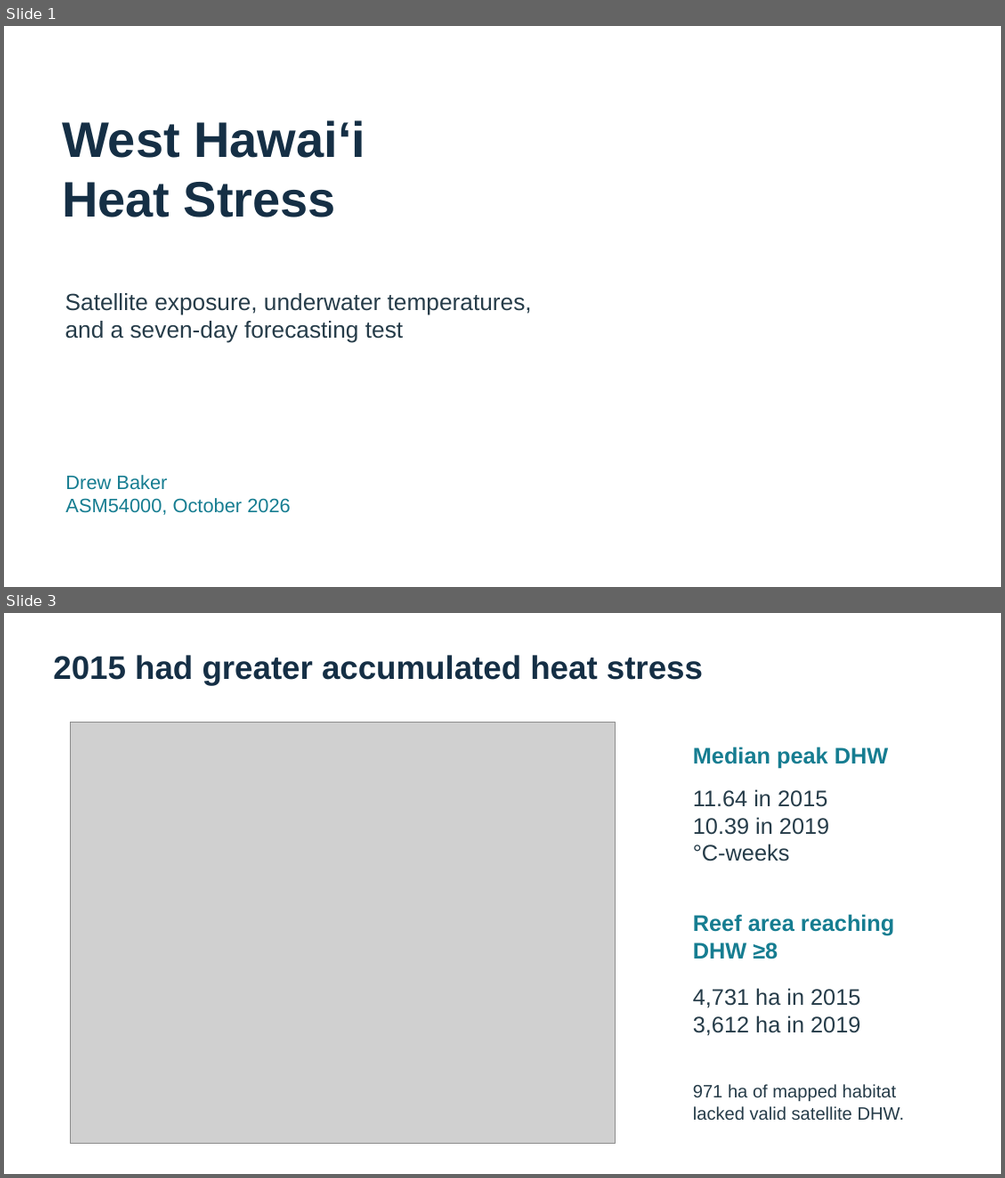
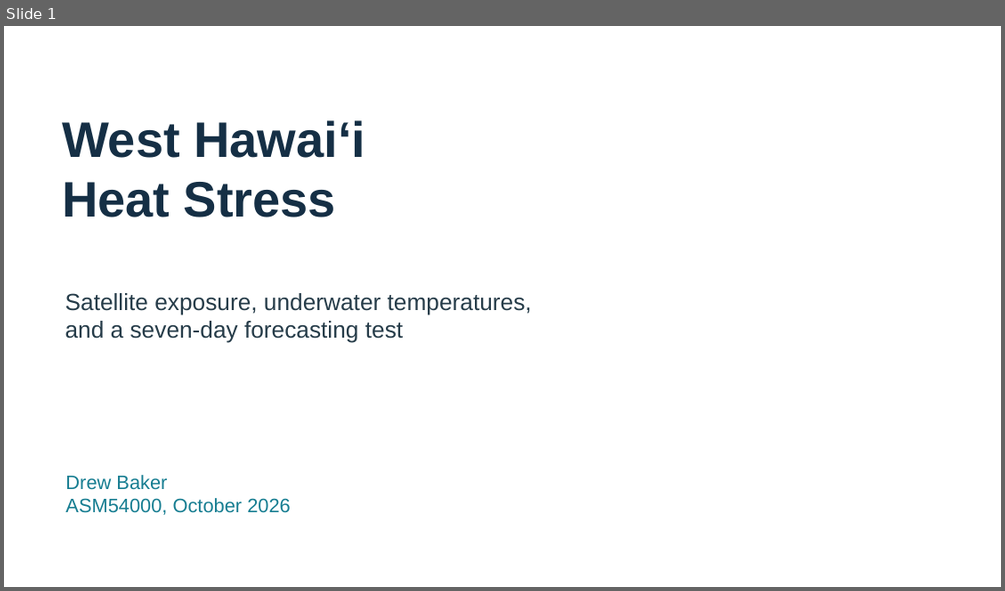
Before and after one commit to drwbkr1/West-Hawaii-Heat-Stress-ASM540, a slide deck: GISProjectDrewBaker/Documentation/GISPresentationDrewBaker.pptx. Shown one above the other, each under a label of ours: slides 1 and 3 before the commit, slide 1 after it; the slides between them are not shown. The pictures are 1005x1178 and 1005x591 pixels, drawn with LibreOffice and Linux fonts; fonts in the diff are those of the drawing; grey boxes stand for pictures. Boxes give left, top, right and bottom in pixels: in the first picture for what was removed or moved away, otherwise in the second. Text is boxed around its words. In the diff, an @@ line names an element or a change of style, - is before the commit and + after.

```diff
--- a/GISProjectDrewBaker/Documentation/GISPresentationDrewBaker.pptx
+++ b/GISProjectDrewBaker/Documentation/GISPresentationDrewBaker.pptx
@@ slide 3 removed at (4, 613, 1001, 1174), background #FFFFFF @@
@@ text removed at (53, 655, 703, 685) @@
-2015 had greater accumulated heat stress
@@ picture removed at (71, 722, 615, 1143) @@
@@ text removed at (693, 747, 888, 769) @@
-Median peak DHW
@@ text removed at (693, 789, 829, 861) @@
-11.64 in 2015
-10.39 in 2019
-°C-weeks
@@ text removed at (693, 914, 894, 959) @@
-Reef area reaching DHW ≥8
@@ text removed at (693, 988, 860, 1036) @@
-4,731 ha in 2015
-3,612 ha in 2019
@@ text removed at (693, 1084, 905, 1119) @@
-971 ha of mapped habitat lacked valid satellite DHW.
```
Also in this commit, not shown: 1 slide changed, 4 slides added, 3 other slides removed, 1 other file.
